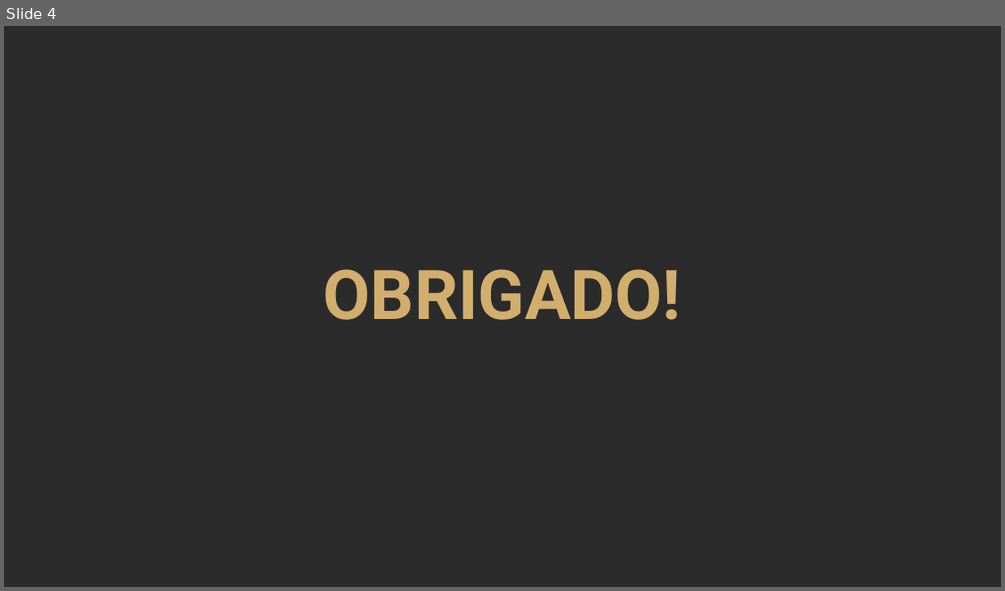
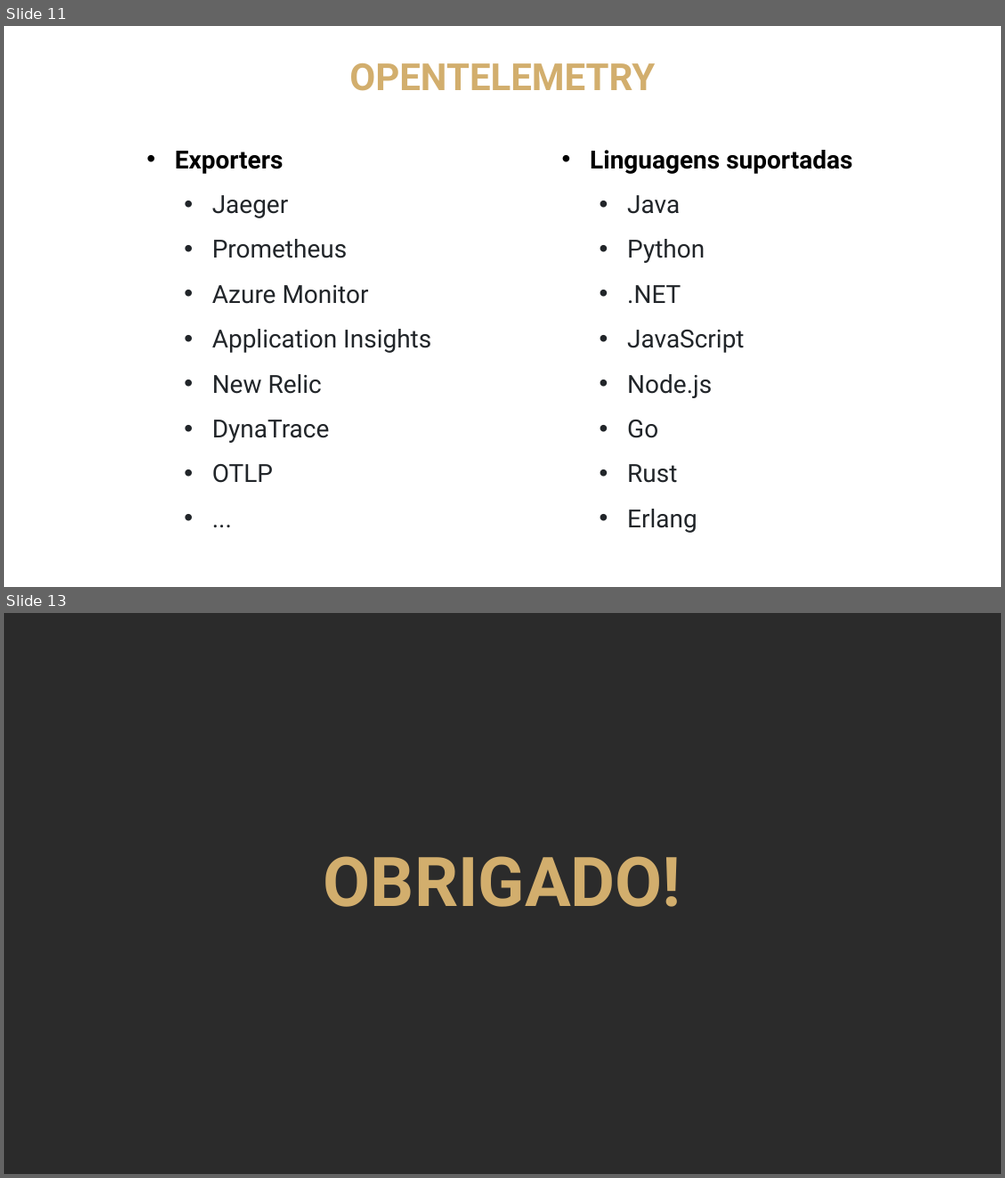
Before and after one commit to MicaelCosta/Observability, a slide deck: infra/template_apresentacao_autoware.pptx. Shown one above the other, each under a label of ours: slide 4 before the commit, slides 11 and 13 after it; the slides between them are not shown. The pictures are 1005x591 and 1005x1178 pixels, drawn with LibreOffice and Linux fonts; fonts in the diff are those of the drawing; background and template pictures are left out; a plain dark background stands for a picture behind light text. Boxes give left, top, right and bottom in pixels: in the first picture for what was removed or moved away, otherwise in the second. Text is boxed around its words. In the diff, an @@ line names an element or a change of style, - is before the commit and + after.

```diff
--- a/infra/template_apresentacao_autoware.pptx
+++ b/infra/template_apresentacao_autoware.pptx
@@ slide 11 added at (4,26,1001,587), background picture (left out) @@
@@ text added at (349,63,655,91), 36 pt, text #D2AE6D, bold @@
+OPENTELEMETRY
@@ text added at (175,151,431,483), 24 pt, text #212529 @@
+• Exporters
+  • Jaeger
+  • Prometheus
+  • Azure Monitor
+  • Application Insights
+  • New Relic
+  • DynaTrace
+  • OTLP
+  • ...
@@ text added at (590,150,852,532), 24 pt, text #212529 @@
+• Linguagens suportadas
+  • Java
+  • Python
+  • .NET
+  • JavaScript
+  • Node.js
+  • Go
+  • Rust
+  • Erlang
@@ what was slide 4 is now slide 13 @@
```
Also in this commit, not shown: 1 slide changed, 10 other slides added, 2 slides removed, 1 other file.
